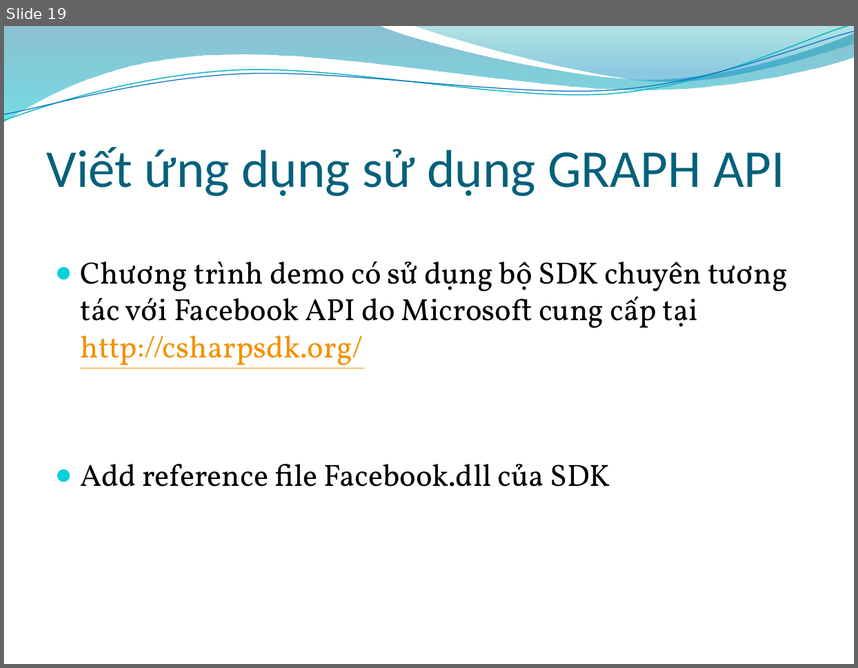
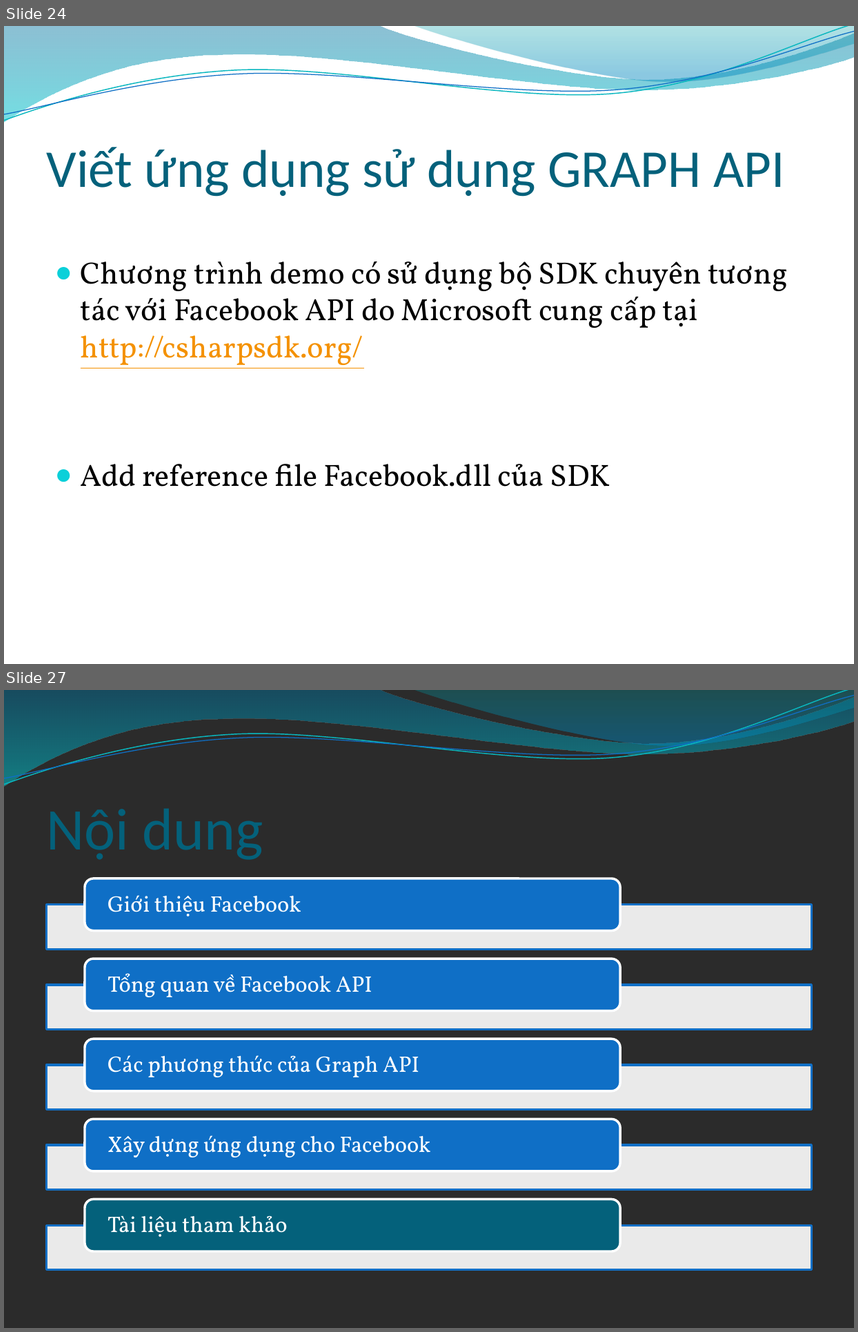
Before and after one commit to tuankit/web-api-project, a slide deck: 0912397_0912403_0912409_FacebookAPI_10/Document/Facebook API.pptx. Shown one above the other, each under a label of ours: slide 19 before the commit, slides 24 and 27 after it; the slides between them are not shown. The pictures are 858x668 and 858x1332 pixels, drawn with LibreOffice and Linux fonts; fonts in the diff are those of the drawing; background and template pictures are left out; a plain dark background stands for a picture behind light text. Boxes give left, top, right and bottom in pixels: in the first picture for what was removed or moved away, otherwise in the second. Text is boxed around its words. In the diff, an @@ line names an element or a change of style, - is before the commit and + after.

```diff
--- a/0912397_0912403_0912409_FacebookAPI_10/Document/Facebook API.pptx
+++ b/0912397_0912403_0912409_FacebookAPI_10/Document/Facebook API.pptx
@@ slide 27 added at <box>4,690,854,1328</box>, background picture (left out); not listed: 4 template elements that a slide beside it also shows @@
@@ title added at <box>47,756,811,862</box>, 50 pt, text #04617B @@
+Nội dung
@@ group added at <box>47,879,811,1269</box>: 5 rectangles, 5 rounded rectangles, 5 texts @@
+Giới thiệu Facebook
+Tổng quan về Facebook API
+Các phương thức của Graph API
+Xây dựng ứng dụng cho Facebook
+Tài liệu tham khảo
@@ what was slide 19 is now slide 24 @@
```
Also in this commit, not shown: 10 slides changed, 6 other slides added.
